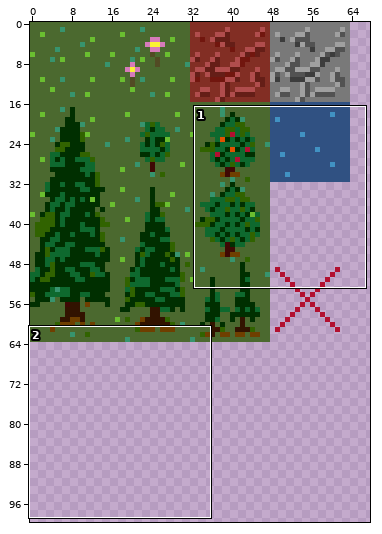
Two versions of one sprite sheet, resources/palette.png. Above, an overview of the earlier version with the close-up marked.
Close-up. As it was:
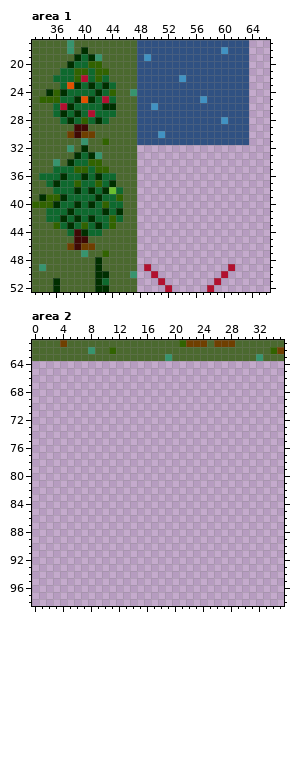
The file is 256x256 pixels. Shown: area 1: x 33..66, y 17..52; area 2: x 0..35, y 61..98. The wide view leaves out empty margins.
New version:
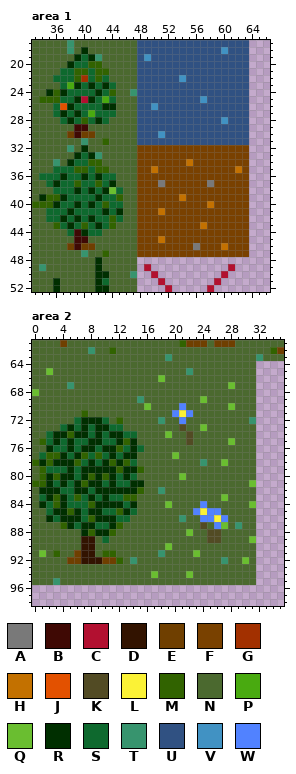
Palette (. is transparent): A #797979  B #3f0904  C #b21030  D #321300  E #6f3f00  F #794100  G #a23000  H #c37100  J #e35100  K #524b24  L #fbf236  M #316300  N #4b692f  P #49aa10  Q #6abe30  R #002f00  S #0e692e  T #37946e  U #305182  V #4192c3  W #5182ff
Commit message: hide tiles that should be invisible
The edit:
Changed rows in their new state; - is an unchanged pixel.
Area 1:
first column x 37:
22 ---G---
23 -P-----
25 ---C--P
26 J------
27 ----P--
first column x 48:
32 FFFFFFFFFFFFFFFF
33 FFFFFFFFFFFFFFFF
34 FFFFFFFHFFFFFFFF
35 FFHFFFFFFFFFFFHF
36 FFFFFFFFFFFFFFFF
37 FFFAFFFFFFAFFFFF
38 FFFFFFFFFFFFFFFF
39 FFFFFFHFFFFFFFFF
40 FFFFFFFFFFHFFFFF
41 FFFHFFFFFFFFFFFF
42 FFFFFFFFFFFFFFFF
43 FFFFFFFFFHFFFFFF
44 FFFFFFFFFFFFFFFF
45 FFFHFFFFFFFFFFFF
46 FFFFFFFFAFFFHFFF
47 FFFFFFFFFFFFFFFF
Area 2:
first column x 0:
64 NNNNNNNNNNNNNNNNNNNNNNNNNNNNNNNN
65 NNQNNNNNNNNNNNNNNNNNNNTNNNNNNNNN
66 NNNNNNNNNNNNNNNNNNQNNNNNNNNNNNNN
67 NNNNNTNNNNNNNNNNNNNNNNNNNNNNQNNN
68 QNNNNNNNNNNNNNNNNNNNNNNNNNNNNNNN
69 NNNNNNNNNNNNNNNTNNNNNNNNQNNNNNNN
70 NNNNNNNNNNNNNNNNQNNNNWNNNNNNQNNN
71 NNNNNNNMNNNNNNNNNNNNWLWNNNNNNNNN
72 NNNNNNSRRRSNMNNNNNTNNWNNNNNNNNNT
73 NNNNSRSRSRRSSNNNNNNNNKNNQNNNNNNN
74 NNSRRMRRSRSRRSSNNNNQNNKNNNNNNNNN
75 NMSRSRSSRRSSRMRNNNNNNNKNNNNNQNNN
76 NNRSSRSRRSRRMSRSNNNNNNNNNNNNNNNN
77 NSMMRSRMSMSRSRRNNNNNQNNNNNNNNNNN
78 MRMRRRMSRSRMRMSNNNNNNNNNTNNQNNNN
79 NMSSSRSRRRRRMRRMNNNNNNNNNNNNNNNN
80 NMRMRRSRMRMRSRSNNNNNNQNNNNNNNNNN
81 MMRSRSRMRRSRSSRRNNNNNNNNNNNNNNNQ
82 NRRRSSRRSRRRRRRMNNTNNNNNNNNNNNNN
83 NSRMRSMSRSRSSMMNNNNNNNNNNNNQNNNN
84 NRSMRSSSMRRRRSRNNNNQNNNNWNNNNNNQ
85 NNSRRMRSRRSSMRSNNNNNNNNWLWWNNNNN
86 NNRSRRRSMRRRSSNNNNNNNTNNWWLWNNNN
87 NNNNMRSRRSSRMNNNNNNNNNNNKNWQNTNN
88 NNNNNNNRMRRMNNNNNNNNNNQNNKKNNNNN
89 NNNNNNNDDNSNNNNNNNNNNNNNNKKNNNNQ
90 NNNNNNNDDNNNNNNNNNNQNNNNNNNNNNNN
91 NQNMNNEDDNMMNNNNNNTNNNNQNNNNNNNN
92 NNNNNEEDDDEEMNTNNNNNNNNNNNNTNNQN
93 NNNNNNNNNNNNNNNNNNNNNNNNNNNNNNNN
94 NNNNNNNNNNNNNNNNNQNNNNQNNNNNNNNN
95 NNNTNNNNNNNNNNNNNNNNNNNNNNNNNNNN
Where, in picture pixels (left, top, right, bottom), the same in both close-ups:
changed: (60, 75, 109, 117)
added: (137, 145, 249, 257)
added: (32, 361, 256, 585)
